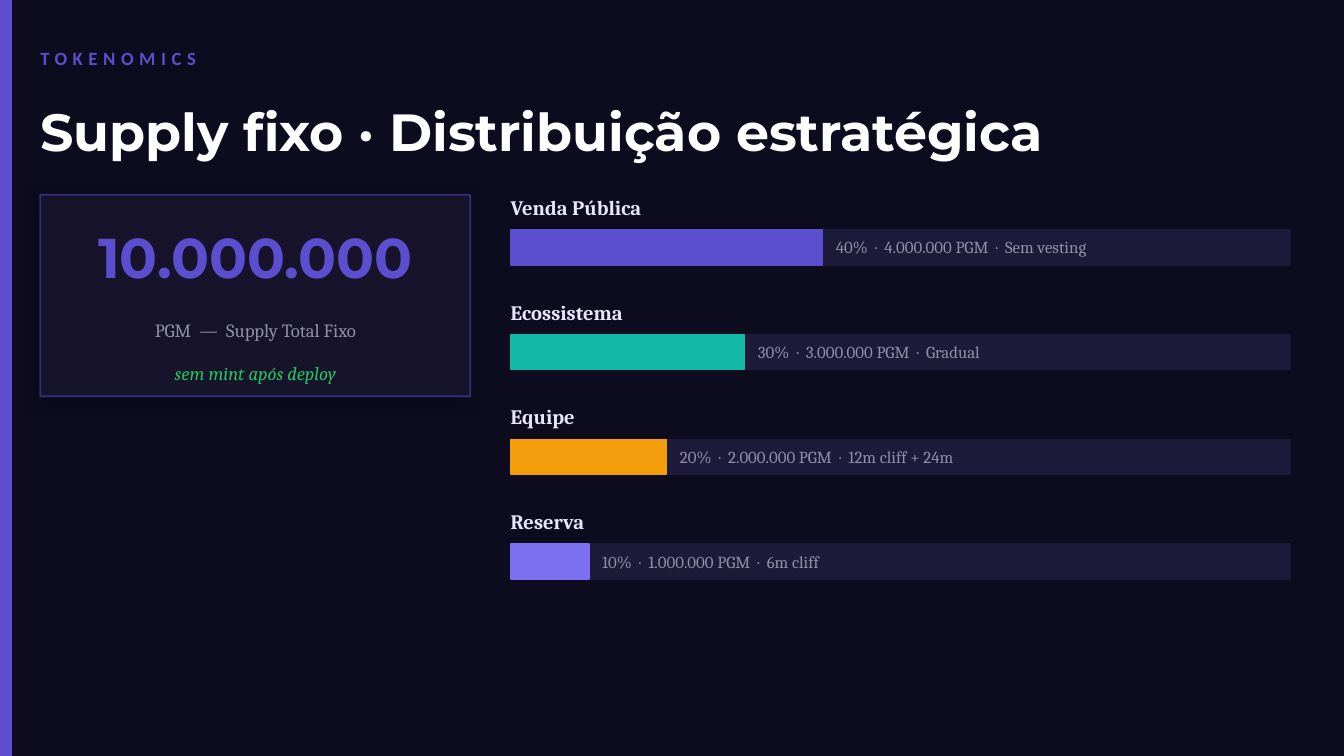
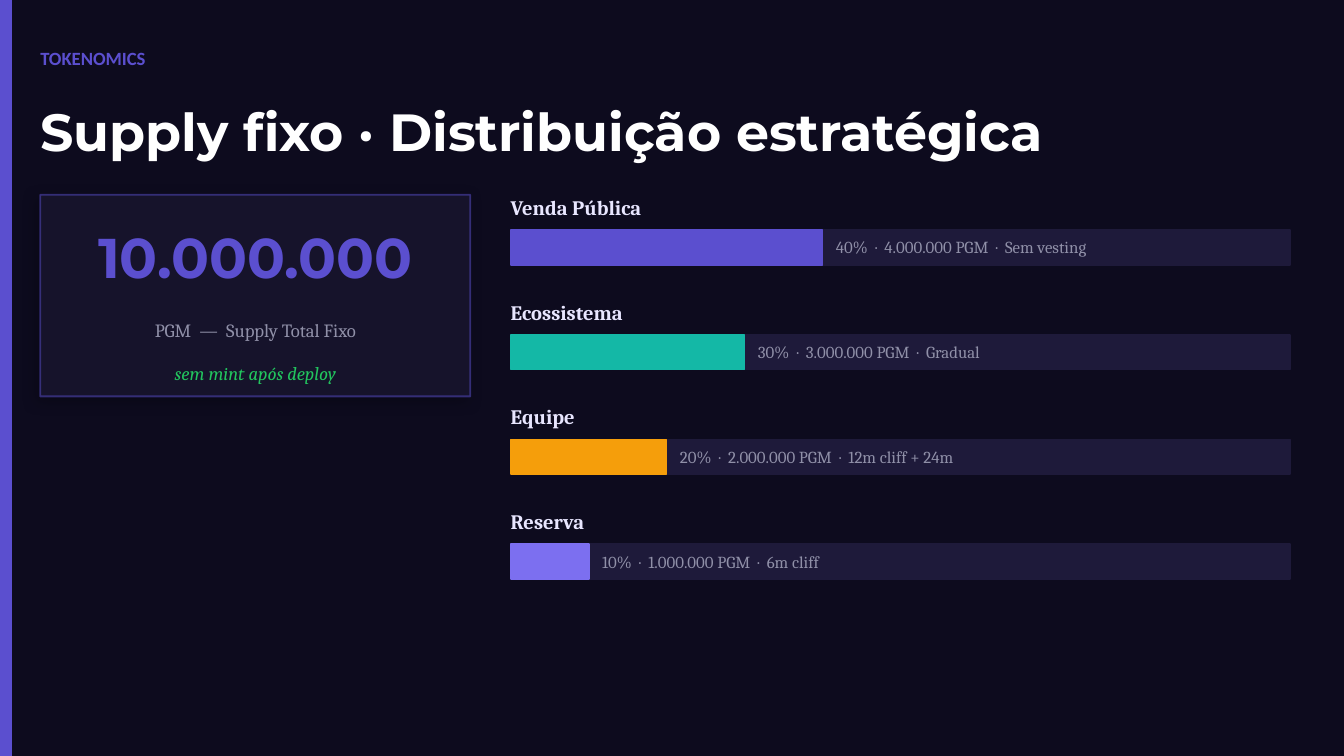
Before and after one commit to danielgorgonha/pragma-protocol, a slide deck: slide 4 of 01-token-design/reports/Pitch_PGM.pptx. Drawn at 1344x756 pixels with LibreOffice and Linux fonts; fonts in the diff are those of the drawing. Boxes give left, top, right and bottom in pixels: in the first picture for what was removed or moved away, otherwise in the second. Text is boxed around its words. In the diff, an @@ line names an element or a change of style, - is before the commit and + after.

```diff
--- a/01-token-design/reports/Pitch_PGM.pptx
+++ b/01-token-design/reports/Pitch_PGM.pptx
@@ text "TOKENOMICS" at [40, 53, 145, 65]: letter spacing 3 to 0 pt @@
```
Also in this commit, not shown: 4 other slides changed, 1 slide added, 2 other files.
